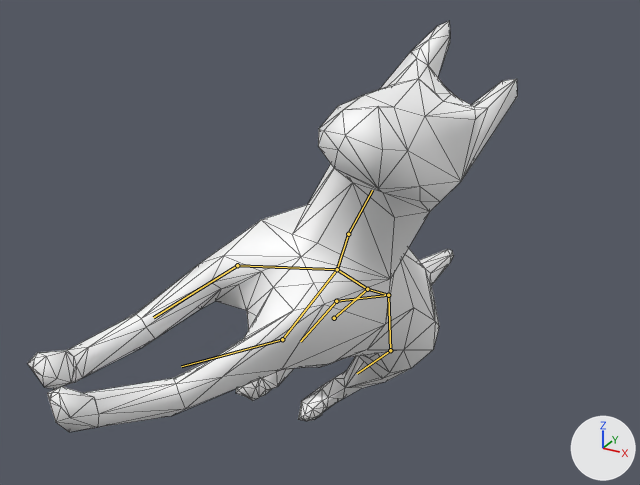
The FBX model GameData/models/enemies/dog.fbx: old version first, new version second.
Rendered twice from a 50 mm camera at (1.08, -1.43, 1.95) aimed at (-0.04, 0.61, 0.93). Arrows for +X, +Y and +Z are at lower right; the lights stay in place. Both versions are drawn at frame 6 of the action 'root|stun'; the numbers are the values there. The bones that bend it are drawn over the model as lines. Mesh edges are drawn as thin lines.

Names of what the first picture shows: 'DOG'.
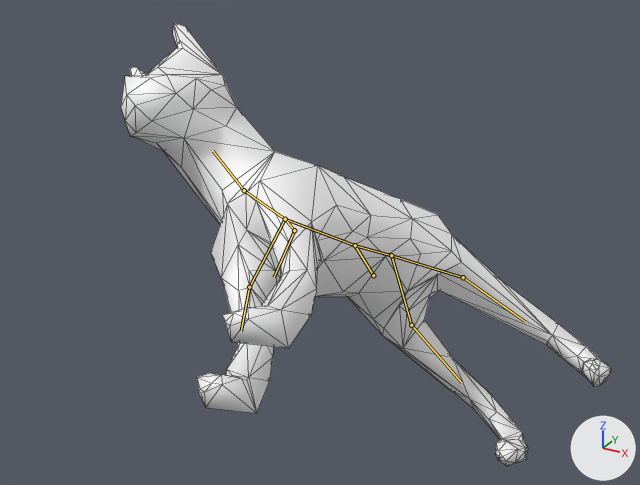
Patch to the scene script:
```diff
--- a/GameData/models/enemies/dog.fbx.py
+++ b/GameData/models/enemies/dog.fbx.py
@@ bone_rig_object @@
 bone_rig_object = bpy.data.objects['root']  # the whole rig 'root'
-bone_rig_object.location = (0.0, 0.625, 0.0)
+bone_rig_object.location = (0.0, 0.417, 0.0)
@@ bone_bone @@
 bone_bone = bpy.data.objects['root'].pose.bones['Bone']
-bone_bone.location = (0.0, 9.4, 0.0)
-bone_bone.rotation_quaternion = (0.914, -0.251, -0.059, -0.314)  # degrees (-26, -15, -34)
+bone_bone.location = (0.0, 11.6, -41.8)
+bone_bone.rotation_quaternion = (0.851, -0.277, -0.013, 0.446)  # degrees (-30, 13, 52)
@@ bone_bone_009 @@
 bone_bone_009 = bpy.data.objects['root'].pose.bones['Bone.009']  # child of 'Bone.002'
-bone_bone_009.rotation_quaternion = (0.991, 0.0, 0.0, 0.135)  # degrees (0, 0, 16)
+bone_bone_009.rotation_quaternion = (0.99, -0.071, -0.013, 0.12)  # degrees (-8, 0, 14)
@@ bone_bone_012 @@
 bone_bone_012 = bpy.data.objects['root'].pose.bones['Bone.012']  # child of 'Bone.011'
-bone_bone_012.rotation_quaternion = (1.0, 0.0, -0.009, -0.014)  # degrees (0, -1, -2)
+bone_bone_012.rotation_quaternion = (0.992, 0.009, -0.023, -0.122)  # degrees (1, -2, -14)
@@ bone_bone_007 @@
 bone_bone_007 = bpy.data.objects['root'].pose.bones['Bone.007']  # child of 'Bone.005'
-bone_bone_007.rotation_quaternion = (0.987, -0.065, 0.12, 0.083)  # degrees (-6, 14, 9)
+bone_bone_007.rotation_quaternion = (0.993, 0.092, 0.069, -0.012)  # degrees (11, 8, -1)
```

Boxes [x1, y1, x2, y2] around the edits, measured in the pictures (640 x 485 px):
'DOG', posed (8% taller): before [27, 21, 517, 432]; after [121, 23, 611, 466]
bone 'Bone', root to tip: before (334, 318) to (367, 289); after (373, 275) to (355, 245)
bone 'Bone.009', root to tip: before (282, 339) to (181, 366); after (294, 230) to (274, 277)
bone 'Bone.012', root to tip: before (348, 234) to (372, 190); after (244, 190) to (213, 151)
bone 'Bone.007', root to tip: before (390, 350) to (357, 373); after (463, 277) to (525, 321)
